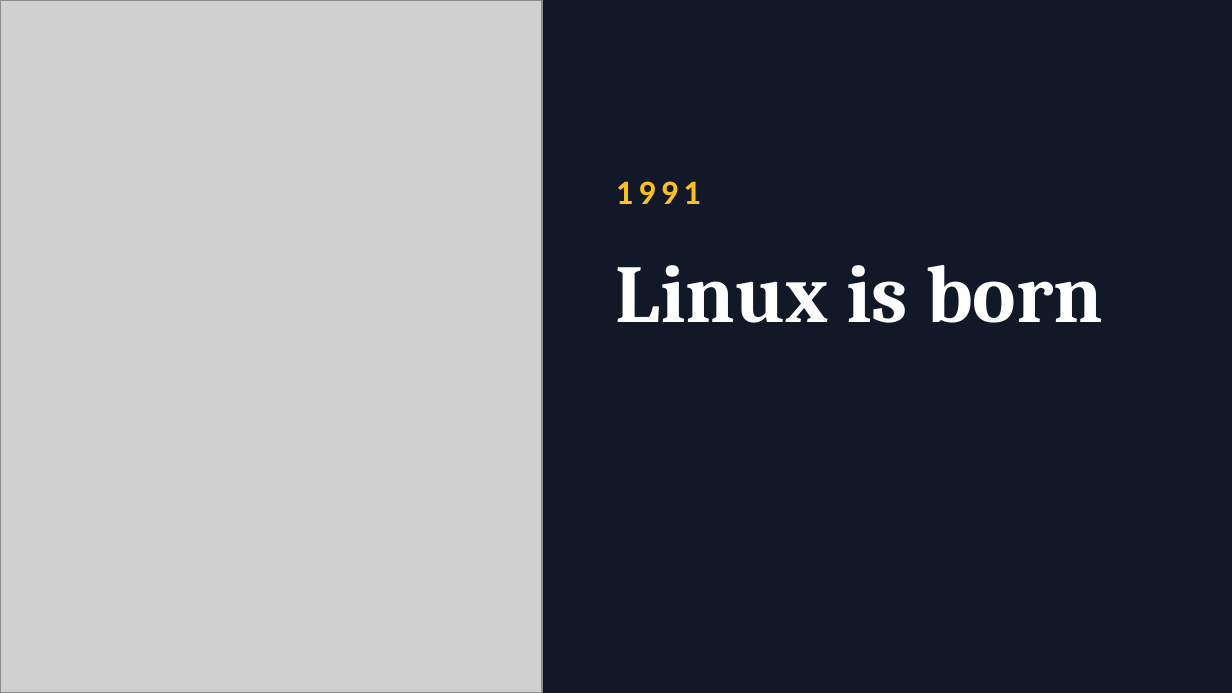
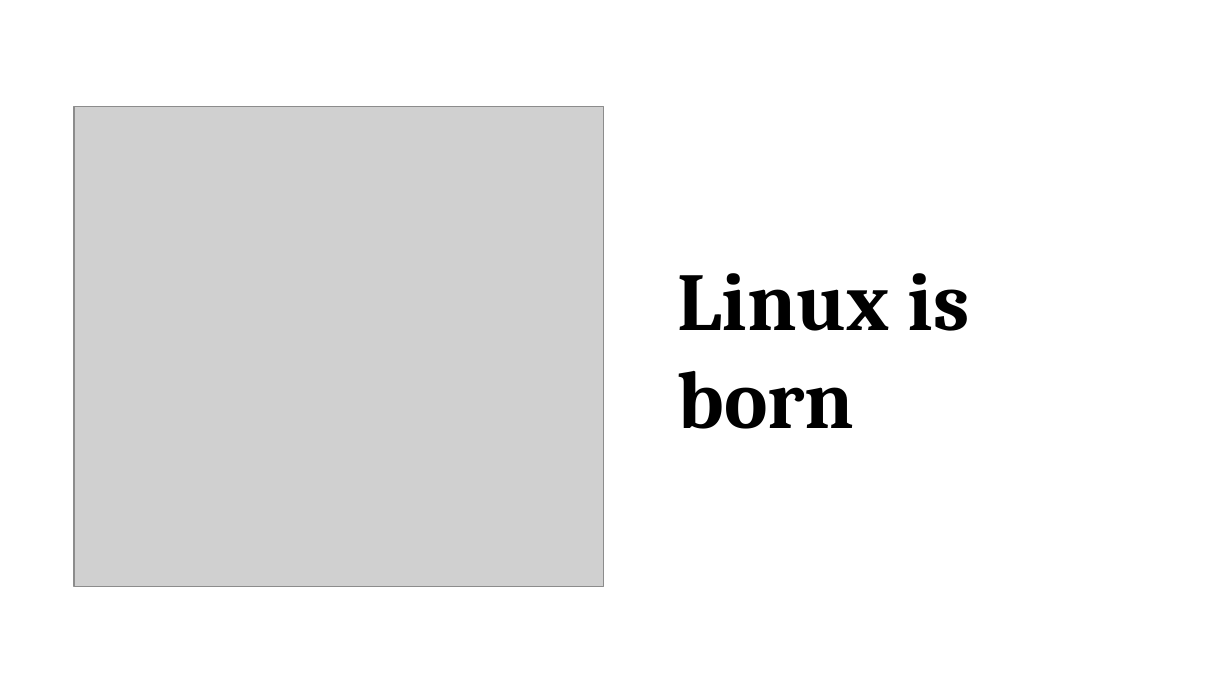
Before and after one commit to promilek2/Najs, a slide deck: slide 5 of Linus_Torvalds.pptx. Drawn at 1232x693 pixels with LibreOffice and Linux fonts; fonts in the diff are those of the drawing; grey boxes stand for pictures. Boxes give left, top, right and bottom in pixels: in the first picture for what was removed or moved away, otherwise in the second. Text is boxed around its words. In the diff, an @@ line names an element or a change of style, - is before the commit and + after.

```diff
--- a/Linus_Torvalds.pptx
+++ b/Linus_Torvalds.pptx
@@ background #111827 to #FFFFFF @@
@@ picture: place and size @@
-picture at [0,0,542,692]
+picture at [74,106,604,586]
@@ text "Linux is born": place and size @@
-text "Linux is born" at [616,265,1103,323]
+text "Linux is born" at [678,273,970,429]
@@ text "Linux is born" at [678,273,970,429]: text colour #FFFFFF to #000000; vertical alignment top to middle @@
@@ text removed at [616,181,701,204] @@
-1991
```
Also in this commit, not shown: 7 other slides changed, 2 slides added, 2 slides removed.
